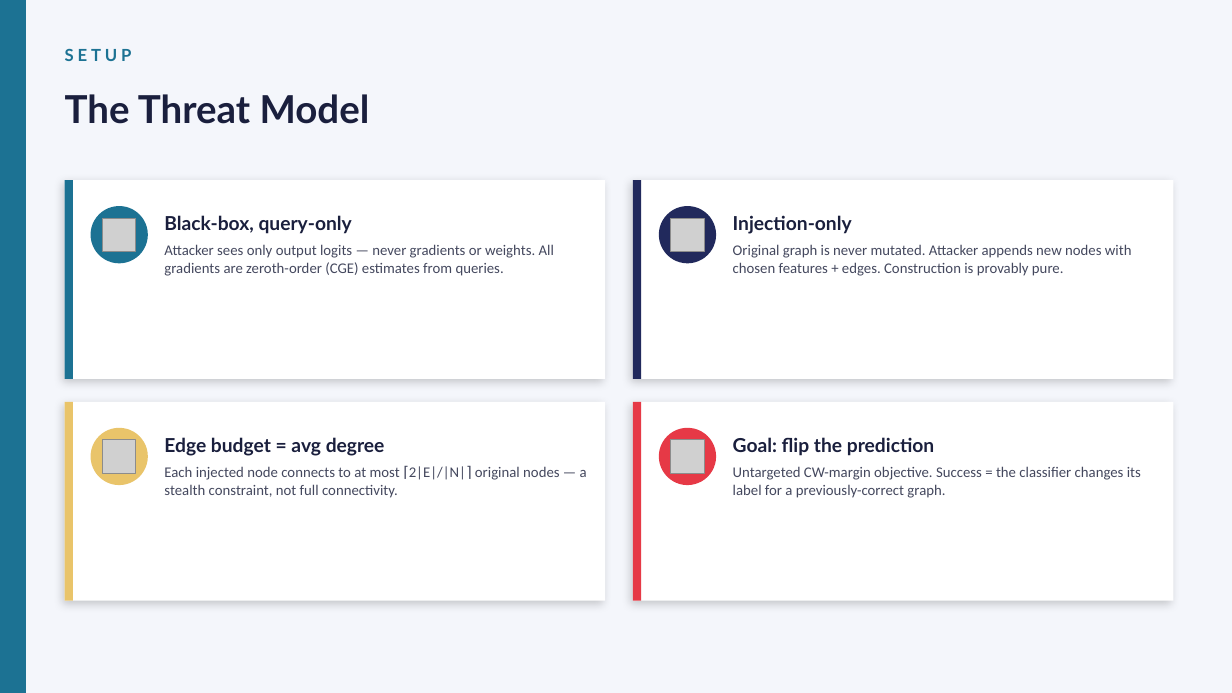
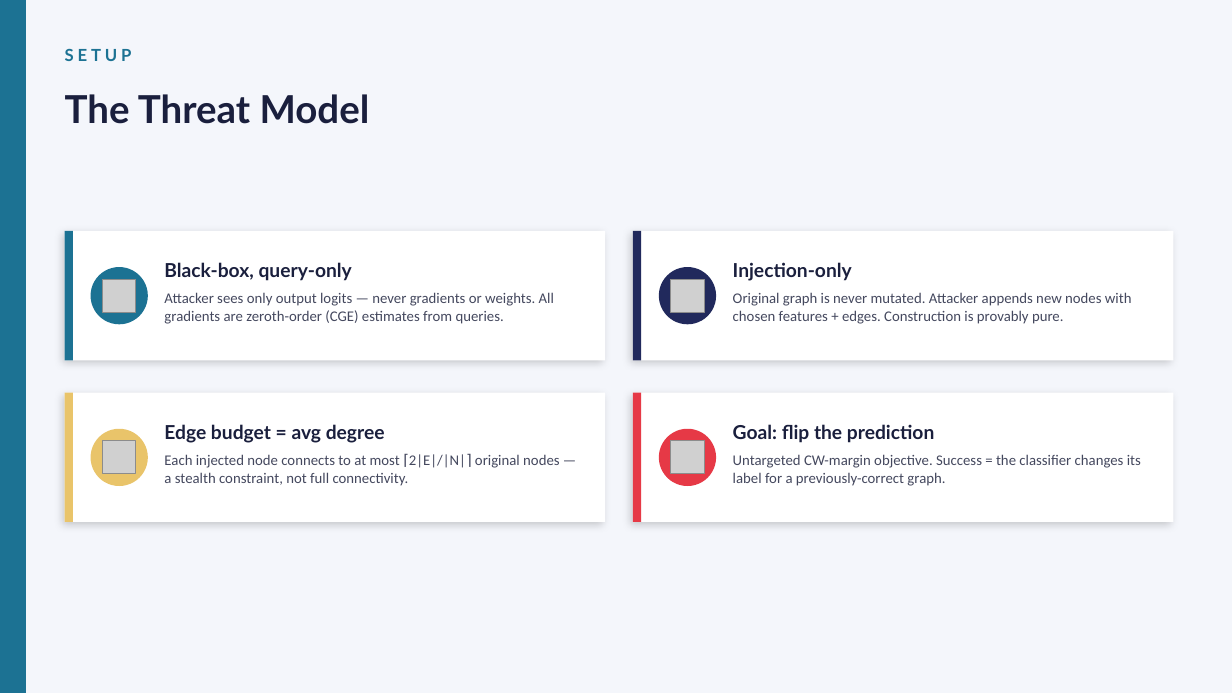
Before and after one commit to 0xKatze/autoresearch-katze, a slide deck: slide 2 of report/N24_diffusion_attack_deck.pptx. Drawn at 1232x693 pixels with LibreOffice and Linux fonts; fonts in the diff are those of the drawing; grey boxes stand for pictures. Boxes give left, top, right and bottom in pixels: in the first picture for what was removed or moved away, otherwise in the second. Text is boxed around its words. In the diff, an @@ line names an element or a change of style, - is before the commit and + after.

```diff
--- a/report/N24_diffusion_attack_deck.pptx
+++ b/report/N24_diffusion_attack_deck.pptx
@@ rectangle: place and size @@
-rectangle at <box>65,180,605,379</box>
+rectangle at <box>65,231,605,360</box>
@@ rectangle: place and size @@
-rectangle at <box>65,180,73,379</box>
+rectangle at <box>65,231,73,360</box>
@@ rectangle: place and size @@
-rectangle at <box>633,180,1174,379</box>
+rectangle at <box>633,231,1174,360</box>
@@ rectangle: place and size @@
-rectangle at <box>633,180,641,379</box>
+rectangle at <box>633,231,641,360</box>
@@ text "Black-box, query-only": place and size @@
-text "Black-box, query-only" at <box>164,215,352,234</box>
+text "Black-box, query-only" at <box>164,262,352,281</box>
@@ 2 pictures, 2 ellipses: place and size @@
-2 pictures, 2 ellipses at <box>91,206,716,263</box>
+2 pictures, 2 ellipses at <box>91,267,716,324</box>
@@ text "Injection-only": place and size @@
-text "Injection-only" at <box>733,215,852,234</box>
+text "Injection-only" at <box>733,262,852,281</box>
@@ text "Attacker sees only output logits ...": place and size @@
-text "Attacker sees only output logits ..." at <box>164,244,554,276</box>
+text "Attacker sees only output logits ..." at <box>164,292,554,324</box>
@@ text "Original graph is never mutated. ...": place and size @@
-text "Original graph is never mutated. ..." at <box>733,244,1132,276</box>
+text "Original graph is never mutated. ..." at <box>733,292,1132,324</box>
@@ rectangle: place and size @@
-rectangle at <box>65,402,605,601</box>
+rectangle at <box>65,393,605,522</box>
@@ rectangle: place and size @@
-rectangle at <box>65,402,73,601</box>
+rectangle at <box>65,393,73,522</box>
@@ text "Edge budget = avg degree": place and size @@
-text "Edge budget = avg degree" at <box>164,437,385,456</box>
+text "Edge budget = avg degree" at <box>164,424,385,443</box>
@@ rectangle: place and size @@
-rectangle at <box>633,402,1174,601</box>
+rectangle at <box>633,393,1174,522</box>
@@ rectangle: place and size @@
-rectangle at <box>633,402,641,601</box>
+rectangle at <box>633,393,641,522</box>
@@ text "Goal: flip the prediction": place and size @@
-text "Goal: flip the prediction" at <box>733,437,934,456</box>
+text "Goal: flip the prediction" at <box>733,424,934,443</box>
@@ text "Each injected node connects to ...": place and size @@
-text "Each injected node connects to ..." at <box>164,466,587,498</box>
+text "Each injected node connects to ..." at <box>164,454,559,486</box>
@@ line spacing 1 to 1.02 in 4 elements at <box>164,292,554,324</box>, <box>733,292,1132,324</box>, <box>164,454,559,486</box>, <box>733,454,1141,486</box> @@
@@ text "Untargeted CW-margin objective. Success = ...": place and size @@
-text "Untargeted CW-margin objective. Success = ..." at <box>733,466,1141,498</box>
+text "Untargeted CW-margin objective. Success = ..." at <box>733,454,1141,486</box>
```
Also in this commit, not shown: 7 other slides changed, 3 other files.
